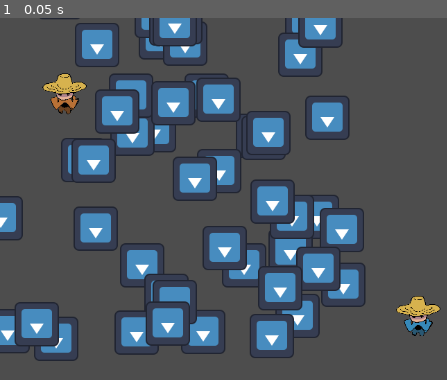
Above: before the commit, frame 1.
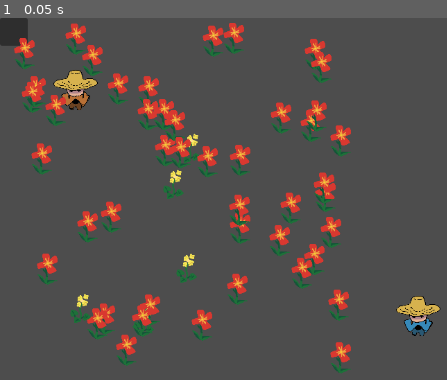
Above: after the commit, the same moment.

Repository: FablabMurat/2025GameJamCantal-1
Game: Godot game, scene res://root.tscn
Same seed, same stepped clock (60 frames per second), same inputs: the game is played once before the commit and once after it. The engine's default icon, where the game draws it, is replaced by a stand-in: a white triangle on a blue panel in a dark square.
Inputs:
- Up to frame 1 (0.05 s): no input

The runs differ from the first frame. In frame 1, 30% of the frame differs, in the area x 0-82%, y 0-99%.

Commit message:
Collecte des fleurs, RAF ajout dans l'inventaire

Diff:
--- a/niveau.gd
+++ b/niveau.gd
@@ -2,6 +2,8 @@
 
 var perso1
 var perso2
+
+signal collect(perso,flowertype)
 
 # Called when the node enters the scene tree for the first time.
 func _ready() -> void:
@@ -22,13 +24,22 @@
 	for i in range(n):
 		var newplant
 		newplant = plantetscn.instantiate()
-		newplant.position.x = randi_range(0,500)
-		newplant.position.y = randi_range(0,500)
+		newplant.position.x = randi_range(32,500)
+		newplant.position.y = randi_range(32,500)
+
 		if i % 10 == 0 :
+			newplant.choosetype(2)
 			newplant.isspecial()
+			newplant.attrape.connect(fleurattrape.bind())
 		else:
+			newplant.choosetype(1)
 			newplant.nocontact()
 		add_child(newplant)
+
+func fleurattrape(perso, fleur):
+	print ("Fleur ",fleur.flowertype," attrapé par ",perso.nperso)
+	collect.emit(perso,fleur.flowertype)
+	fleur.queue_free()
 
 # Called every frame. 'delta' is the elapsed time since the previous frame.
 func _process(delta: float) -> void:
--- a/niveau.tscn
+++ b/niveau.tscn
@@ -42,3 +42,7 @@
 
 [node name="MarkerPerso2" type="Marker2D" parent="."]
 position = Vector2(603, 494)
+
+[node name="PanelContainer" type="PanelContainer" parent="."]
+offset_right = 40.0
+offset_bottom = 40.0
--- a/perso.gd
+++ b/perso.gd
@@ -1,4 +1,5 @@
 extends CharacterBody2D
+class_name Perso
 
 @export var nperso : int
 
--- a/perso.tscn
+++ b/perso.tscn
@@ -6,7 +6,8 @@
 [sub_resource type="CircleShape2D" id="CircleShape2D_cvuxe"]
 radius = 55.0727
 
-[node name="Perso" type="CharacterBody2D"]
+[node name="Perso" type="CharacterBody2D" groups=["perso"]]
+collision_mask = 3
 script = ExtResource("1_bcq8j")
 
 [node name="Sprite2D" type="Sprite2D" parent="."]
--- a/plante.gd
+++ b/plante.gd
@@ -1,4 +1,8 @@
-extends StaticBody2D
+extends Area2D
+
+var flowertype : int
+
+signal attrape(perso,plante)
 
 # Called when the node enters the scene tree for the first time.
 func _ready() -> void:
@@ -10,10 +14,21 @@
 func isspecial():
 	add_to_group("guards")
 
-func choosesprite():
-	var icon = preload("res://Ressources/Images/icon.svg")
+func choosetype(ft : int):
+	var icon = load("res://Ressources/Images/flower_%02d.png" % ft)
 	$Sprite2D.texture = icon
+	var rescale : float
+	rescale = 32.0 / $Sprite2D.texture.get_width()
+	scale.x = rescale
+	scale.y = rescale
 
 # Called every frame. 'delta' is the elapsed time since the previous frame.
 func _process(delta: float) -> void:
 	pass
+
+
+func _on_body_entered(body: Node2D) -> void:
+	if body.is_in_group("perso") :
+		# La fleur est ramassée par le perso
+		var perso = body as Perso
+		attrape.emit(perso, self)
--- a/plante.tscn
+++ b/plante.tscn
@@ -7,15 +7,16 @@
 radius = 25.0
 height = 60.0
 
-[node name="Plante" type="StaticBody2D"]
+[node name="Plante" type="Area2D"]
+collision_layer = 2
 script = ExtResource("1_dxlyv")
 
 [node name="Sprite2D" type="Sprite2D" parent="."]
 position = Vector2(0, -32)
-rotation = 3.14159
-scale = Vector2(0.5, 0.5)
 texture = ExtResource("1_36cbs")
 
 [node name="CollisionShape2D" type="CollisionShape2D" parent="."]
 position = Vector2(0, -31)
 shape = SubResource("CapsuleShape2D_my7bd")
+
+[connection signal="body_entered" from="." to="." method="_on_body_entered"]
--- a/root.gd
+++ b/root.gd
@@ -4,7 +4,10 @@
 # Called when the node enters the scene tree for the first time.
 func _ready() -> void:
 	pass # Replace with function body.
+	$Niveau.collect.connect(collected.bind())
 
+func collected(perso, flowertype):
+	pass
 
 # Called every frame. 'delta' is the elapsed time since the previous frame.
 func _process(delta: float) -> void:
